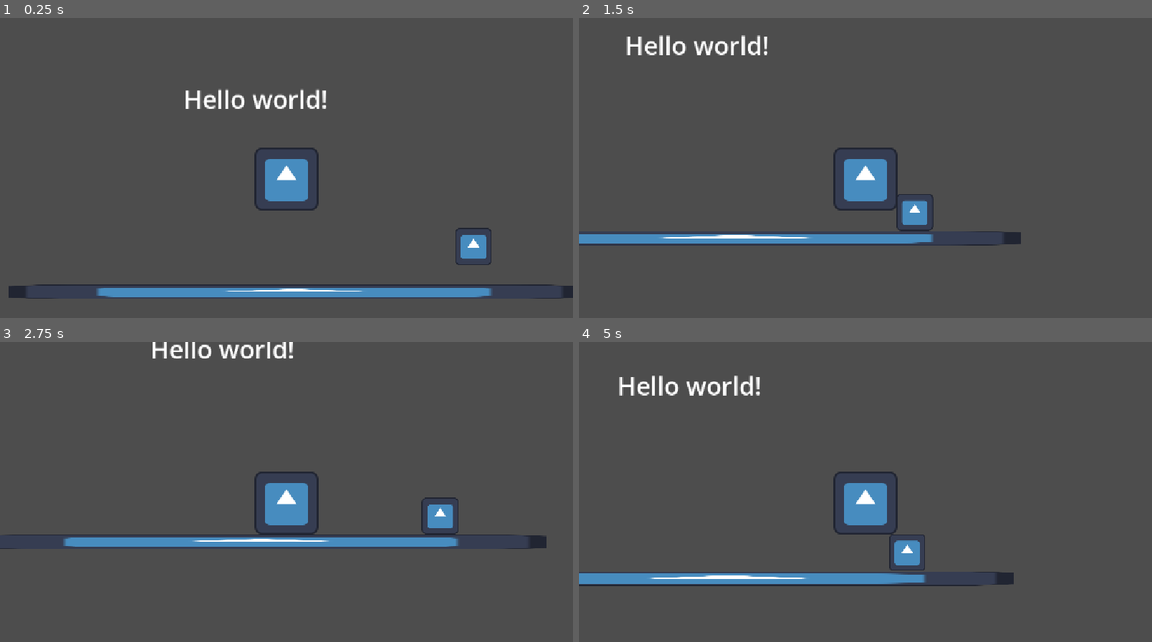
Above: before the commit, frames 1-4 (two rows, left to right).
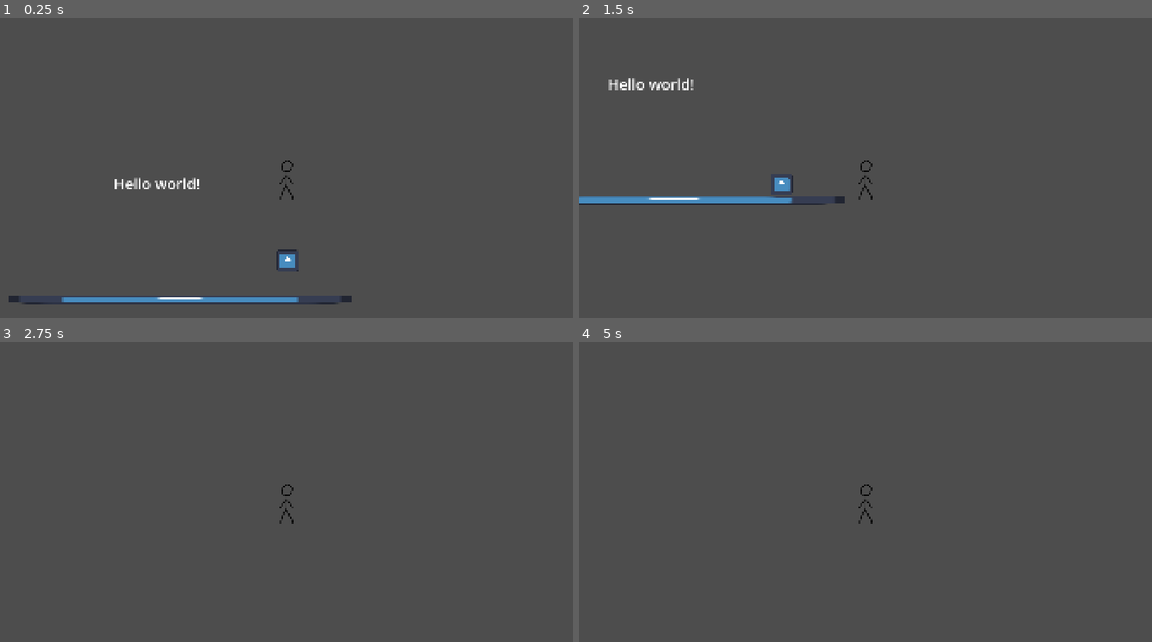
Above: after the commit, the same moments.

Repository: Crimbane/puzzle-platformer
Game: Godot game, scene res://Scenes/main.tscn
Two runs of this game, one before a commit and one after it. Both use one fixed random seed, a clock stepped at 60 frames per second and the inputs below. The engine's default icon, where the game draws it, is replaced by a stand-in: a white triangle on a blue panel in a dark square.
Inputs:
- Up to frame 1 (0.25 s): no input
- Up to frame 2 (1.5 s): hold D (Move Right) from 0.53 s (still down); tap Space (Jump) at 0.77 s
- Up to frame 3 (2.75 s): tap Space (Jump) at 1.52 s; release D (Move Right) at 2.03 s; hold A (Move Left) from 2.03 s (still down)
- Up to frame 4 (5 s): release A (Move Left) at 2.78 s; hold D (Move Right) 2.78-4.28 s; tap Space (Jump) at 3.02, 3.77, 4.52 s; hold A (Move Left) from 4.28 s (still down)

The runs differ from the first frame. In frame 1, 6.9% of the frame differs, in the area x 1-100%, y 23-96%; in frame 2, 6.5%; in frame 3, 5.0%; in frame 4, 5.1%.

Commit message:
Added art
Art folder and player sprite

Diff:
--- a/Scenes/main.tscn
+++ b/Scenes/main.tscn
@@ -3,10 +3,11 @@
 [ext_resource type="PackedScene" uid="uid://dc202a0io7caw" path="res://Scenes/label_hello.tscn" id="1_bo1nx"]
 [ext_resource type="PackedScene" uid="uid://3a6q6voh5ogr" path="res://Scenes/sprite_2d.tscn" id="2_8gbba"]
 [ext_resource type="Script" uid="uid://dhdf6qakv7chr" path="res://Scripts/player.gd" id="2_jjvhh"]
+[ext_resource type="Texture2D" uid="uid://bw4mpruxhwq2p" path="res://Assets/Art/Player.png" id="4_21xkr"]
 [ext_resource type="Texture2D" uid="uid://qya0wfq1g5qo" path="res://Assets/icon.svg" id="4_kry3j"]
 
 [sub_resource type="RectangleShape2D" id="RectangleShape2D_fjc7g"]
-size = Vector2(124, 125)
+size = Vector2(40, 127)
 
 [sub_resource type="RectangleShape2D" id="RectangleShape2D_nrqo6"]
 size = Vector2(1147, 31)
@@ -19,14 +20,16 @@
 [node name="Label" parent="." unique_id=33634530 instance=ExtResource("1_bo1nx")]
 
 [node name="Player" type="CharacterBody2D" parent="." unique_id=1460575478]
-position = Vector2(562, 289)
+position = Vector2(934, 113)
 script = ExtResource("2_jjvhh")
 metadata/_edit_group_ = true
 
 [node name="Player Sprite" parent="Player" unique_id=1787457727 instance=ExtResource("2_8gbba")]
 position = Vector2(0, 0)
+texture = ExtResource("4_21xkr")
 
 [node name="CollisionShape2D" type="CollisionShape2D" parent="Player" unique_id=1546551650]
+position = Vector2(0, 2.5)
 shape = SubResource("RectangleShape2D_fjc7g")
 
 [node name="Camera2D" type="Camera2D" parent="Player" unique_id=385762799]
@@ -45,7 +48,7 @@
 shape = SubResource("RectangleShape2D_nrqo6")
 
 [node name="Box" type="RigidBody2D" parent="." unique_id=846842323]
-position = Vector2(965, 398)
+position = Vector2(965, 360)
 metadata/_edit_group_ = true
 
 [node name="Sprite2D" type="Sprite2D" parent="Box" unique_id=1028154922]
--- a/project.godot
+++ b/project.godot
@@ -17,11 +17,18 @@
 
 [display]
 
+window/size/viewport_width=1920
+window/size/viewport_height=1080
 window/stretch/mode="canvas_items"
 window/stretch/aspect="expand"
 
 [input]
 
+jump={
+"deadzone": 0.2,
+"events": [Object(InputEventKey,"resource_local_to_scene":false,"resource_name":"","device":-1,"window_id":0,"alt_pressed":false,"shift_pressed":false,"ctrl_pressed":false,"meta_pressed":false,"pressed":false,"keycode":0,"physical_keycode":84,"key_label":0,"unicode":116,"location":0,"echo":false,"script":null)
+]
+}
 Jump={
 "deadzone": 0.2,
 "events": [Object(InputEventKey,"resource_local_to_scene":false,"resource_name":"","device":16,"window_id":0,"alt_press …(190 unchanged characters)…
Binary file added: Assets/Art/Player.png
Not shown, added: Assets/Art/Player.png.import
